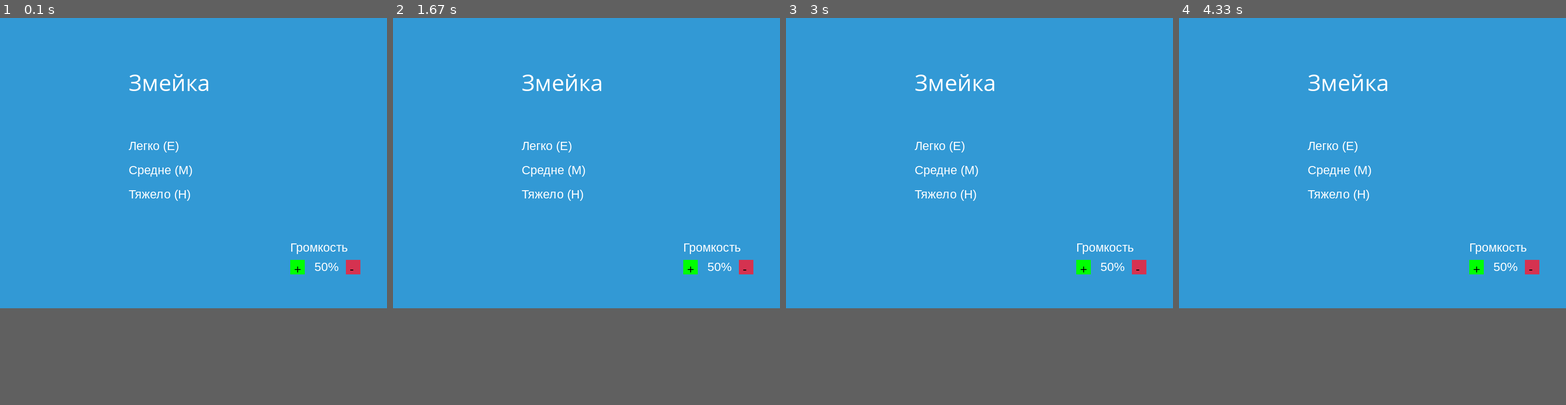
Above: before the commit, frames 1-4 (left to right).
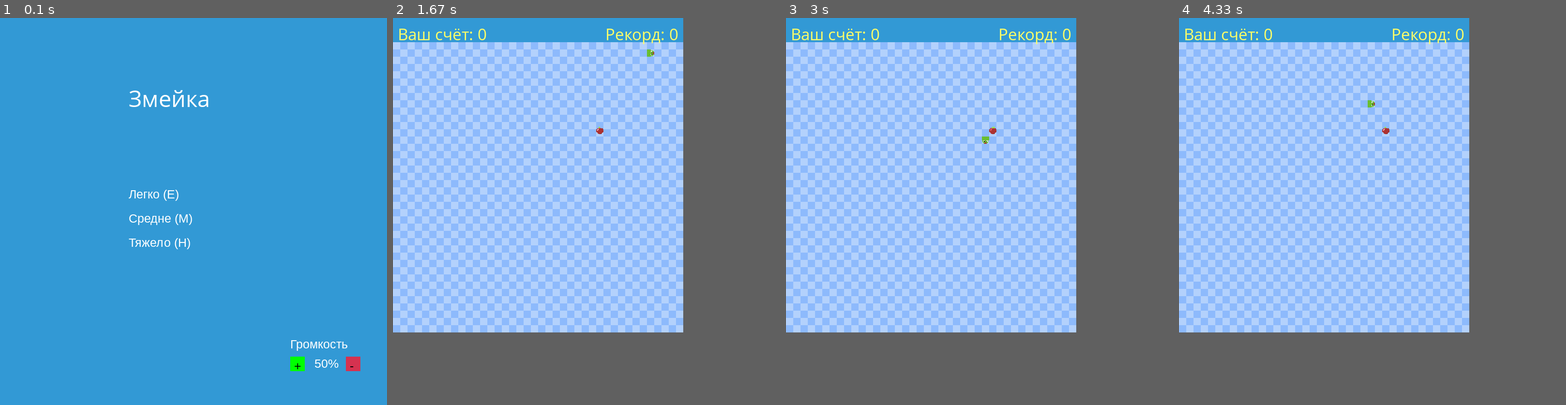
Above: after the commit, the same moments.

Repository: opituf/pygameSnake
Game: pygame game, started from pythonProject/snakegame.py
Two runs of this game, one before a commit and one after it. Both use one fixed random seed, a clock stepped at 60 frames per second and the inputs below.
Inputs (mouse positions are in pixels of both pictures, inside the frame that each line leads up to):
- Up to frame 1 (0.1 s): no input
- Up to frame 2 (1.67 s): click (586, 211) at 0.38 s; hold Right 0.67-1.13 s; move the mouse to (528, 188) at 0.7 s; hold Right 1.33-1.63 s
- Up to frame 3 (3 s): hold Down 1.67-2.13 s; hold Left 2.17-2.7 s; hold Down from 2.73 s (still down)
- Up to frame 4 (4.33 s): release Down at 3.03 s; hold Left 3.07-3.47 s; hold Up 3.5-3.87 s; hold Right from 3.9 s (still down)
In our replay, in frame 1 the window is 800x600 before the commit and 800x800 after it. These sizes can differ from the game's own. Grey fills any space a smaller window leaves; there, only what the larger window draws over its background counts as a difference.

The runs differ from the first frame. In frame 1, 2.3% of the frame differs, in the area x 33-94%, y 14-92%; in frame 2, 55%, in the area x 0-94%, y 2-82%; in frame 3, 55%; in frame 4, 55%.

Commit message:
15
добавлен фон, также незначительные изменения

Co-Authored-By: opituf <121101929+opituf@users.noreply.github.com>

Diff:
--- a/pythonProject/easy_records.txt
+++ /dev/null
@@ -1,4 +0,0 @@
-opi,9
-qdsaf,10
-k,19
-opi,0
--- a/pythonProject/hard_records.txt
+++ /dev/null
@@ -1 +0,0 @@
-qx,0
--- a/pythonProject/medium_records.txt
+++ /dev/null
@@ -1,2 +0,0 @@
-k,2
-k,8
--- a/pythonProject/snakegame.py
+++ b/pythonProject/snakegame.py
@@ -1,5 +1,4 @@
 import pygame
-import time
 import random
 import os
 
@@ -14,10 +13,12 @@
 red = (213, 50, 80)
 green = (0, 255, 0)
 blue = (50, 153, 213)
+light_blue = (179, 209, 252)
+dark_blue = (141, 186, 252)
 
 # Размеры экрана
 dis_width = 800
-dis_height = 600
+dis_height = 800
 
 # Размеры блока змеи по умолчанию
 default_snake_block = 10
@@ -96,6 +97,12 @@
             return sorted(leaderboard, key=lambda x: x[1], reverse=True)
     return []
 
+# Отрисовка фона
+def draw_checkerboard(surface, grid_size, cell_size):
+    for row in range(grid_size):
+        for col in range(grid_size):
+            color = light_blue if (row + col) % 2 == 0 else dark_blue
+            pygame.draw.rect(surface, color, (col * cell_size, row * cell_size + panel_height, cell_size, cell_size))
 
 # Сохранение нового рекорда для конкретной сложности
 def save_record(difficulty, name, score):
@@ -494,7 +501,9 @@
                 blue_apple_active = False
 
         dis.fill(blue)
-        pygame.draw.rect(dis, white, [0, 0, dis_width_loc, panel_height])
+        pygame.draw.rect(dis, blue, [0, 0, dis_width_loc, panel_height])
+
+        draw_checkerboard(dis, dis_height_loc // snake_block, snake_block)
 
         our_snake(snake_block, snake_List, direction, snake_head_img, snake_body_img)
 
